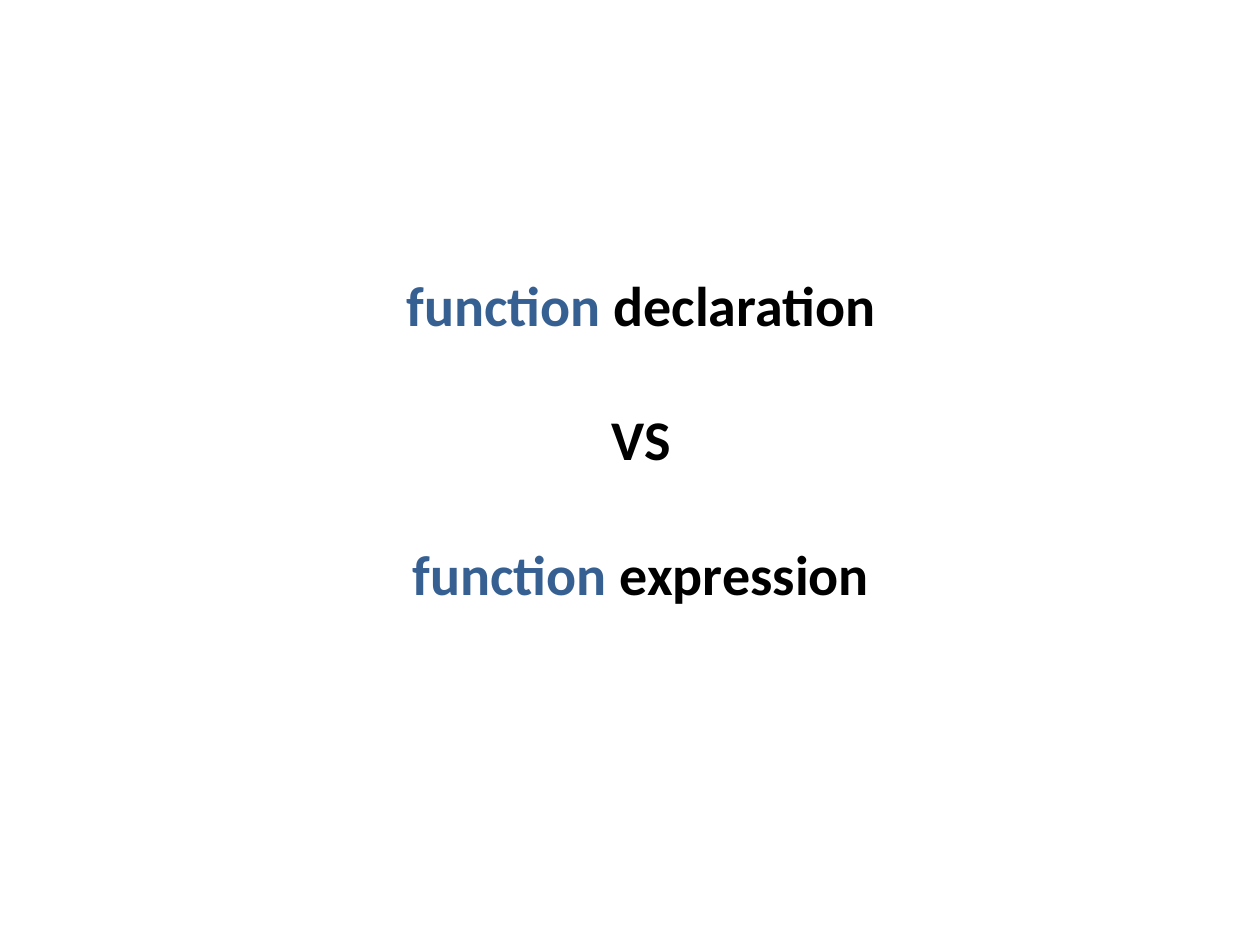
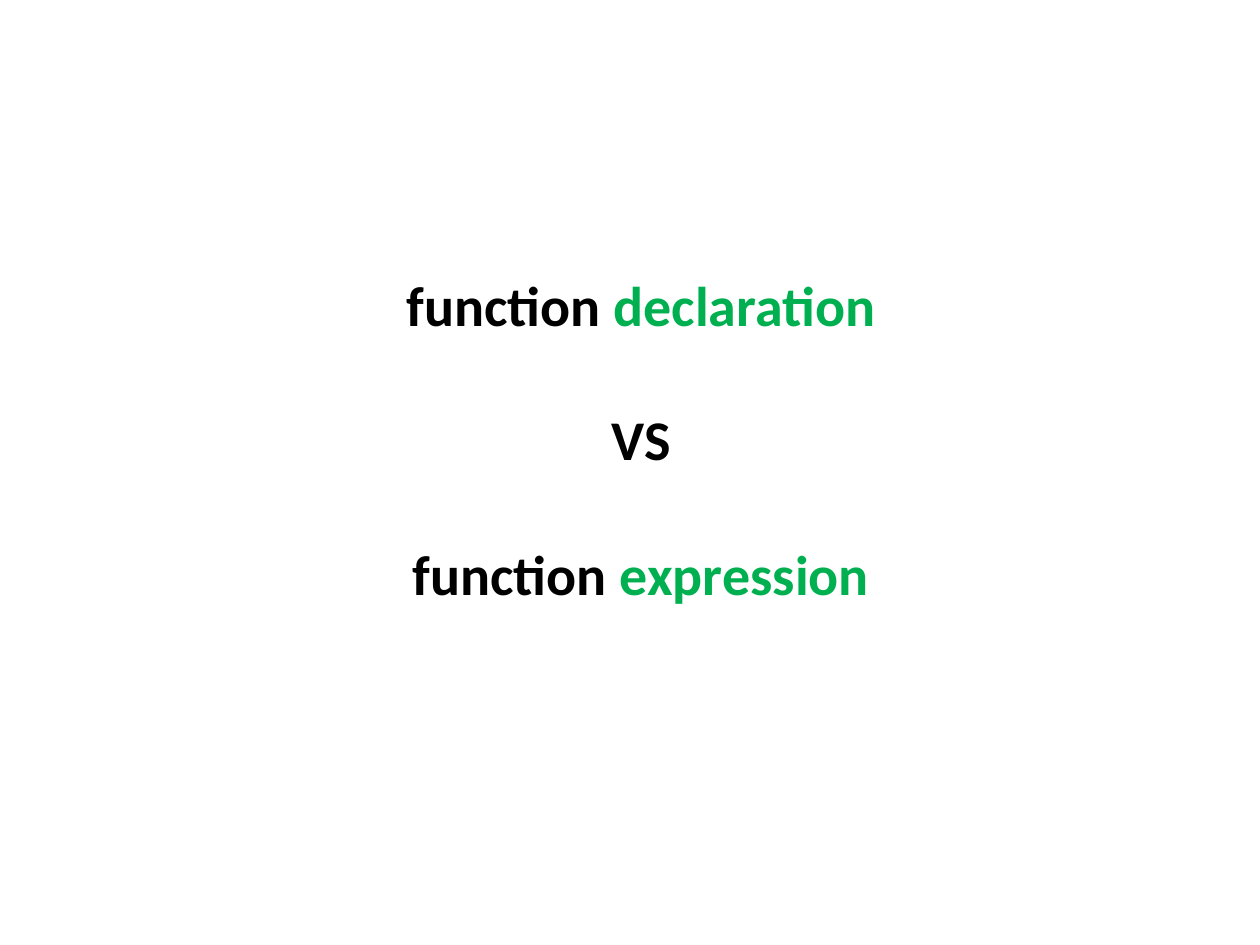
Before and after one commit to dzmitry-varabei/front-end-course, a slide deck: slide 2 of functions/functions.pptx. Drawn at 1260x945 pixels with LibreOffice and Linux fonts; fonts in the diff are those of the drawing. Boxes give left, top, right and bottom in pixels: in the first picture for what was removed or moved away, otherwise in the second. Text is boxed around its words. In the diff, an @@ line names an element or a change of style, - is before the commit and + after.

```diff
--- a/functions/functions.pptx
+++ b/functions/functions.pptx
@@ text at bbox=[406, 286, 875, 604]: text colour #376092 to #000000 in "function", "function"; text colour #000000 to #00B050 in "declaration", "expression" @@
```
Also in this commit, not shown: 1 slide added, 6 slides removed, 2 other files.
